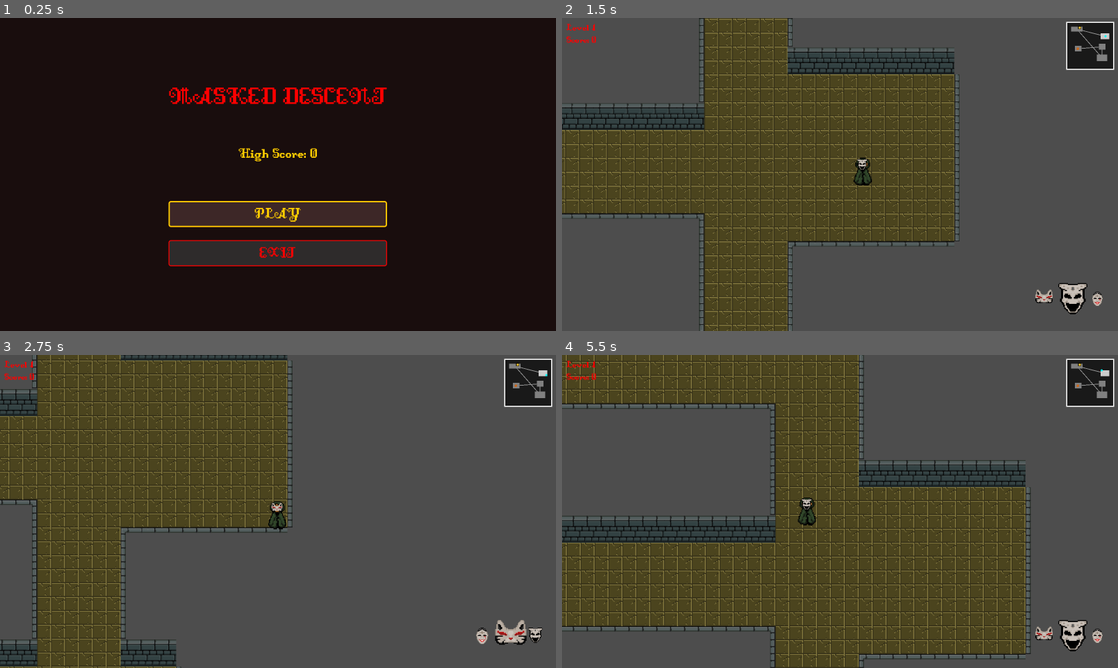
Above: before the commit, frames 1-4 (two rows, left to right).
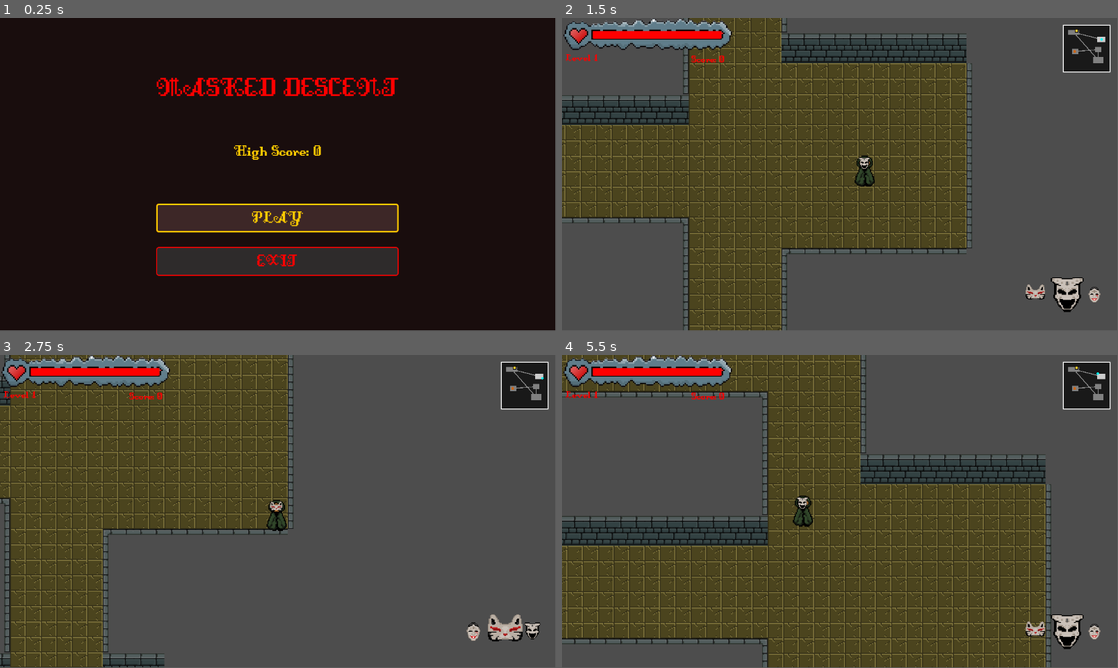
Above: after the commit, the same moments.

Repository: afilipovski/masked-descent
Game: Godot game, scene res://scenes/ui/main_menu.tscn
The game is run twice, just before and just after one commit, with the same random seed, the same clock (stepped at 60 frames per second) and the same inputs.
Inputs:
- Up to frame 1 (0.25 s): no input
- Up to frame 2 (1.5 s): click "PLAY" at 0.5 s; tap Enter (ui_accept) at 1.25 s; hold D (move_right) from 1.28 s (still down); tap E (Interact) at 1.35 s
- Up to frame 3 (2.75 s): tap Enter (ui_accept) at 1.52, 2.27 s; release D (move_right) at 2.03 s; hold S (move_down) from 2.03 s (still down); tap Tab (cycle_mask) at 2.1 s
- Up to frame 4 (5.5 s): release S (move_down) at 2.78 s; hold D (move_right) 2.78-3.53 s; tap Shift (sprint) at 2.85, 5.1 s; hold W (move_up) 3.53-4.28 s; tap E (Interact) at 3.6 s; tap Enter (ui_accept) at 3.77, 4.52, 5.27 s; hold A (move_left) from 4.28 s (still down); tap Tab (cycle_mask) at 4.35 s
In our replay, the window is 800x450 before the commit and 799x449 after it. These sizes can differ from the game's own. Grey fills any space a smaller window leaves; there, only what the larger window draws over its background counts as a difference.

The runs differ from the first frame. In frame 1, 7.6% of the frame differs, in the area x 28-72%, y 19-83%; in frame 2, 23%; in frame 3, 18%; in frame 4, 26%, in the area x 0-100%, y 0-100%.

Commit message:
Add health bar

Diff:
--- a/project.godot
+++ b/project.godot
@@ -18,13 +18,6 @@
 [autoload]
 
 GameState="*res://scripts/game_state.gd"
-
-[display]
-
-window/size/viewport_width=1920
-window/size/viewport_height=1080
-window/stretch/scale=1.5
-window/vsync/vsync_mode=2
 
 [global_group]
 
--- a/scenes/main.tscn
+++ b/scenes/main.tscn
@@ -1,5 +1,7 @@
 [gd_scene format=3 uid="uid://b7a76f07gyul1"]
 
+[ext_resource type="Texture2D" uid="uid://by36hkajvy4r7" path="res://assets/health_bar/health_bar_full.png" id="1_health_bar"]
+[ext_resource type="Script" uid="uid://bno744j0t4n17" path="res://scripts/ui/health_bar_ui.gd" id="1_health_bar_ui"]
 [ext_resource type="Texture2D" uid="uid://dpqgg2x88cm7h" path="res://assets/floor.png" id="1_o6xl0"]
 [ext_resource type="PackedScene" uid="uid://bylwq0ey4uygd" path="res://scenes/ui/minimap.tscn" id="1_tefeu"]
 [ext_resource type="Texture2D" uid="uid://b17xn4u5gk3kl" path="res://assets/wall-test.png" id="2_04qyp"]
@@ -22,6 +24,20 @@
 [ext_resource type="Texture2D" uid="uid://dux32kp2atja0" path="res://assets/wall-corner-nw.png" id="9_wall_nw"]
 [ext_resource type="Texture2D" uid="uid://xeyhyvcoxa2r" path="res://assets/door.png" id="10_door"]
 [ext_resource type="Script" uid="uid://b8p6xnuppwxl4" path="res://scripts/ui/stealth_cooldown_bar.gd" id="20_yc10j"]
+
+[sub_resource type="StyleBoxFlat" id="StyleBoxFlat_jbj1t"]
+bg_color = Color(0.21176471, 0.21176471, 0.21176471, 0.80784315)
+corner_radius_top_left = 2
+corner_radius_top_right = 2
+corner_radius_bottom_right = 2
+corner_radius_bottom_left = 2
+
+[sub_resource type="StyleBoxFlat" id="StyleBoxFlat_health_red"]
+bg_color = Color(1, 0, 0, 1)
+corner_radius_top_left = 2
+corner_radius_top_right = 2
+corner_radius_bottom_right = 2
+corner_radius_bottom_left = 2
 
 [sub_resource type="TileSetAtlasSource" id="TileSetAtlasSource_0e48y"]
 texture = ExtResource("1_o6xl0")
@@ -102,13 +118,6 @@
 
 [sub_resource type="CircleShape2D" id="CircleShape2D_4vge2"]
 
-[sub_resource type="StyleBoxFlat" id="StyleBoxFlat_jbj1t"]
-bg_color = Color(0.21176471, 0.21176471, 0.21176471, 0.80784315)
-corner_radius_top_left = 2
-corner_radius_top_right = 2
-corner_radius_bottom_right = 2
-corner_radius_bottom_left = 2
-
 [sub_resource type="StyleBoxFlat" id="StyleBoxFlat_muem4"]
 bg_color = Color(0, 1, 1, 1)
 corner_radius_top_left = 2
@@ -129,10 +138,10 @@
 offset_left = -40.0
 offset_bottom = 40.0
 grow_horizontal = 0
-theme_override_constants/margin_left = 10
-theme_override_constants/margin_top = 10
-theme_override_constants/margin_right = 10
-theme_override_constants/margin_bottom = 10
+theme_override_constants/margin_left = 15
+theme_override_constants/margin_top = 15
+theme_override_constants/margin_right = 15
+theme_override_constants/margin_bottom = 15
 
 [node name="Minimap" parent="UI/MarginContainer" unique_id=976864793 instance=ExtResource("1_tefeu")]
 layout_mode = 2
@@ -140,21 +149,55 @@
 [node name="MaskInventory" parent="UI" unique_id=1103877401 instance=ExtResource("2_mask_inv")]
 
 [node name="DungeonLevelLabel" type="Label" parent="UI" unique_id=286731216]
-offset_left = 10.0
-offset_top = 10.0
-offset_right = 150.0
-offset_bottom = 50.0
+offset_left = 7.0
+offset_top = 71.0
+offset_right = 147.0
+offset_bottom = 111.0
 theme_override_colors/font_color = Color(1, 0, 0, 1)
 theme_override_fonts/font = ExtResource("2_dungeon_font")
 theme_override_font_sizes/font_size = 24
 text = "Level 1"
 script = ExtResource("2_level_ui")
 
+[node name="HealthBarContainer" type="MarginContainer" parent="UI" unique_id=827690916]
+offset_left = -31.0
+offset_top = -7.0
+offset_right = 380.0
+offset_bottom = 79.0
+theme_override_constants/margin_left = 0
+theme_override_constants/margin_top = 0
+theme_override_constants/margin_right = 0
+theme_override_constants/margin_bottom = 0
+script = ExtResource("1_health_bar_ui")
+
+[node name="HealthBarSprite" type="TextureRect" parent="UI/HealthBarContainer" unique_id=545113677]
+custom_minimum_size = Vector2(200, 30)
+layout_mode = 2
+texture = ExtResource("1_health_bar")
+expand_mode = 1
+stretch_mode = 5
+
+[node name="HealthProgress" type="ProgressBar" parent="UI/HealthBarContainer/HealthBarSprite" unique_id=247705913]
+layout_mode = 1
+anchors_preset = 15
+anchor_right = 1.0
+anchor_bottom = 1.0
+offset_left = 95.0
+offset_top = 34.0
+offset_right = -50.0
+offset_bottom = -36.0
+grow_horizontal = 2
+grow_vertical = 2
+theme_override_styles/background = SubResource("StyleBoxFlat_jbj1t")
+theme_override_styles/fill = SubResource("StyleBoxFlat_health_red")
+value = 100.0
+show_percentage = false
+
 [node name="ScoreLabel" type="Label" parent="UI" unique_id=1034201738]
-offset_left = 10.0
-offset_top = 38.0
-offset_right = 148.0
-offset_bottom = 63.0
+offset_left = 268.0
+offset_top = 74.0
+offset_right = 408.0
+offset_bottom = 99.0
 theme_override_colors/font_color = Color(1, 0, 0, 1)
 theme_override_fonts/font = ExtResource("2_dungeon_font")
 theme_override_font_sizes/font_size = 24
--- a/scripts/player.gd
+++ b/scripts/player.gd
@@ -11,7 +11,7 @@
 const STAIRS_SOURCE = 2
 const DOOR_SOURCE = 9
 
-@export var max_health: int = 100000
+@export var max_health: int = 15
 @export var wall_collision_damage: int = 2
 
 @onready var mask_sprite = $MaskSprite
--- /dev/null
+++ b/scripts/ui/health_bar_ui.gd
@@ -0,0 +1,61 @@
+extends MarginContainer
+
+@onready var health_bar_sprite: TextureRect = $HealthBarSprite
+@onready var health_progress: ProgressBar = $HealthBarSprite/HealthProgress
+
+var player: CharacterBody2D = null
+
+var health_bar_textures = [
+	preload("res://assets/health_bar/health_bar_full.png"), # 100-80%
+	preload("res://assets/health_bar/health_bar_medium.png"), # 79-60%
+	preload("res://assets/health_bar/healt_bar_low.png"), # 59-40%
+	preload("res://assets/health_bar/health_bar_danger.png"), # 39-20%
+	preload("res://assets/health_bar/health_bar_danger.png") # 19-0% (reuse danger)
+]
+
+func _ready():
+	# Wait for player to be ready
+	await get_tree().process_frame
+	player = get_tree().get_first_node_in_group(Groups.PLAYER)
+
+	if player:
+		player.health_changed.connect(_on_player_health_changed)
+		_on_player_health_changed(player.health)
+
+func _on_player_health_changed(current_health: int):
+	if not player:
+		return
+
+	var max_health = player.max_health
+	var health_percent = (float(current_health) / float(max_health)) * 100.0
+
+	# Update progress bar
+	health_progress.max_value = max_health
+	health_progress.value = current_health
+
+	# Update sprite frame based on health percentage
+	var frame_index = _get_frame_for_health_percent(health_percent)
+	_set_health_bar_frame(frame_index)
+
+func _get_frame_for_health_percent(percent: float) -> int:
+	# Map health percentage to frame (0-4)
+	# 100-80% = frame 0 (full)
+	# 79-60% = frame 1
+	# 59-40% = frame 2
+	# 39-20% = frame 3
+	# 19-0% = frame 4 (nearly empty)
+	if percent > 80:
+		return 0
+	elif percent > 60:
+		return 1
+	elif percent > 40:
+		return 2
+	elif percent > 20:
+		return 3
+	else:
+		return 4
+
+func _set_health_bar_frame(frame_index: int):
+	# Switch to the appropriate health bar texture
+	if frame_index >= 0 and frame_index < health_bar_textures.size():
+		health_bar_sprite.texture = health_bar_textures[frame_index]
Binary file added: assets/health_bar/healt_bar_low.png
Not shown, added: assets/health_bar/healt_bar_low.png.import
Binary file added: assets/health_bar/health_bar_danger.png
Not shown, added: assets/health_bar/health_bar_danger.png.import
Binary file added: assets/health_bar/health_bar_full.png
Not shown, added: assets/health_bar/health_bar_full.png.import
Binary file added: assets/health_bar/health_bar_medium.png
Not shown, added: assets/health_bar/health_bar_medium.png.import
Not shown: 1 places in scenes/main.tscn that only renumber resources
Not shown, added: scripts/ui/health_bar_ui.gd.uid
Not shown, added: scripts/ui/main_menu.gd.uid
